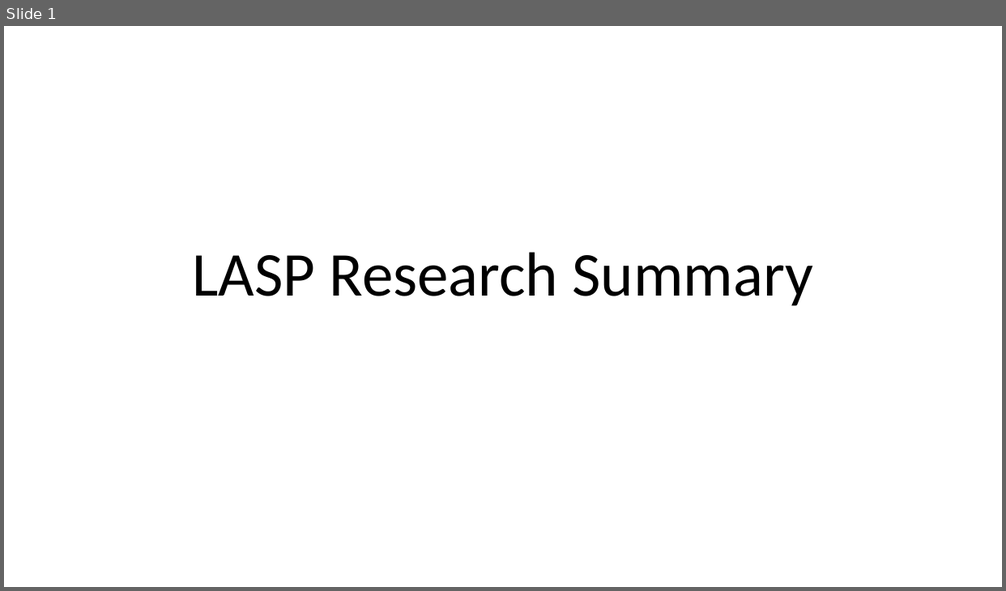
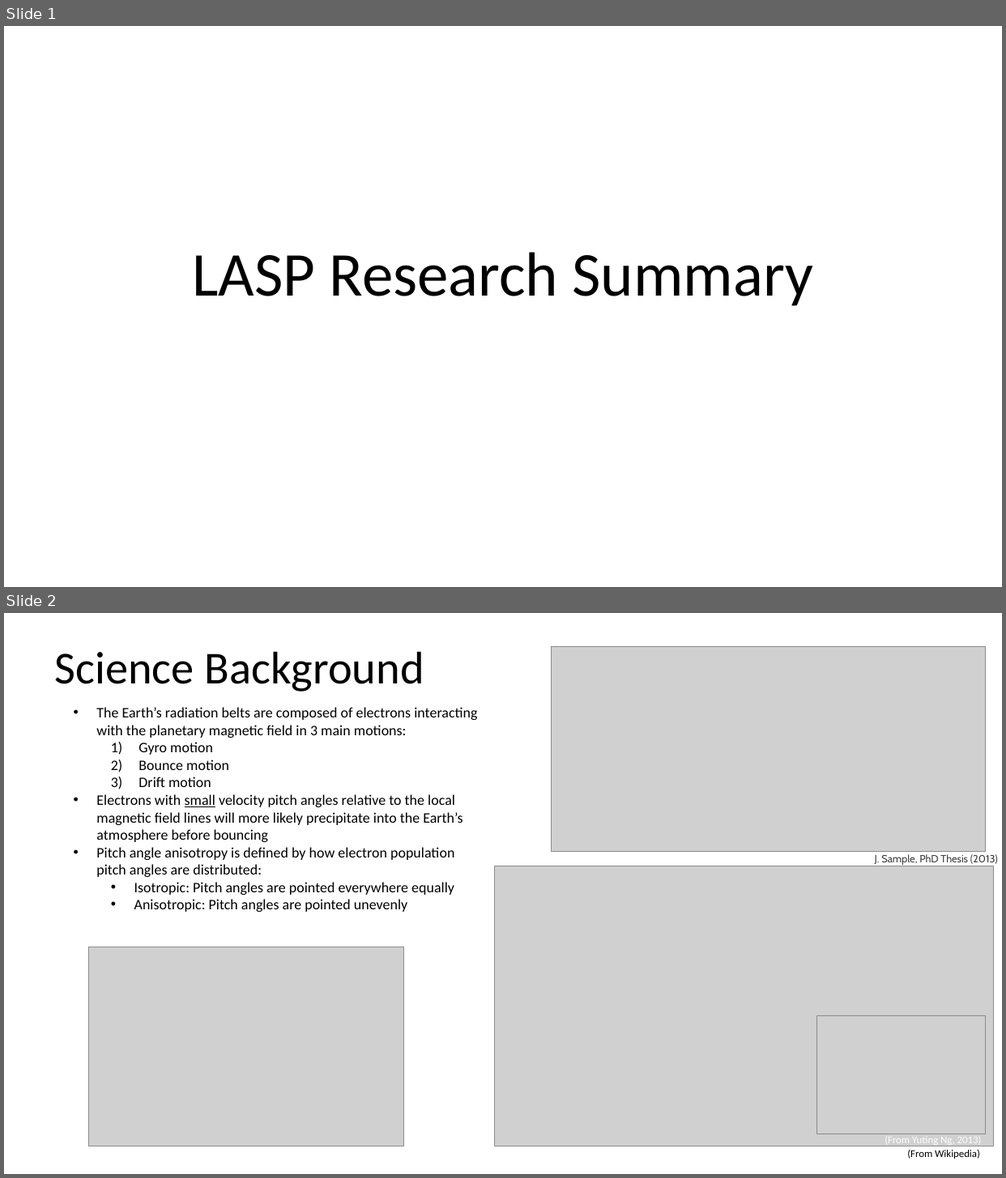
Before and after one commit to conradmr98/lasp-microburst-research, a slide deck: sampexlib/Concept Summaries/LASP Research Summary.pptx. Shown one above the other, each under a label of ours: slide 1 before the commit, slides 1 and 2 after it. The pictures are 1006x591 and 1006x1178 pixels, drawn with LibreOffice and Linux fonts; fonts in the diff are those of the drawing; grey boxes stand for pictures. Boxes give left, top, right and bottom in pixels: in the first picture for what was removed or moved away, otherwise in the second. Text is boxed around its words. In the diff, an @@ line names an element or a change of style, - is before the commit and + after.

```diff
--- a/sampexlib/Concept Summaries/LASP Research Summary.pptx
+++ b/sampexlib/Concept Summaries/LASP Research Summary.pptx
@@ slide 2 added at <box>4,613,1002,1174</box>, background #FFFFFF @@
@@ title added at <box>55,651,424,692</box>, 44 pt, text #000000 @@
+Science Background
@@ picture added at <box>552,647,986,852</box> @@
@@ text added at <box>96,707,477,912</box>, 14 pt, text #000000 @@
+• The Earth’s radiation belts are composed of electrons interacting with the planetary magnetic field in 3 main motions:
+  1) Gyro motion
+  2) Bounce motion
+  3) Drift motion
+• Electrons with small velocity pitch angles relative to the local magnetic field lines will more likely precipitate into the Earth’s atmosphere before bouncing
+• Pitch angle anisotropy is defined by how electron population pitch angles are distributed:
+  • Isotropic: Pitch angles are pointed everywhere equally
+  • Anisotropic: Pitch angles are pointed unevenly
@@ text added at <box>875,854,998,865</box>, 10 pt, text #404040 @@
+J. Sample, PhD Thesis (2013)
@@ picture added at <box>494,866,993,1147</box> @@
@@ picture added at <box>88,947,404,1147</box> @@
@@ picture added at <box>817,1016,986,1135</box> @@
@@ text added at <box>884,1137,982,1147</box>, 10 pt, text #FFFFFF @@
+(From Yuting Ng, 2013)
@@ text added at <box>907,1150,980,1159</box>, 10 pt, text #000000 @@
+(From Wikipedia)
```
Also in this commit, not shown: 2 slides changed, 2 other slides added, 7 other files.
